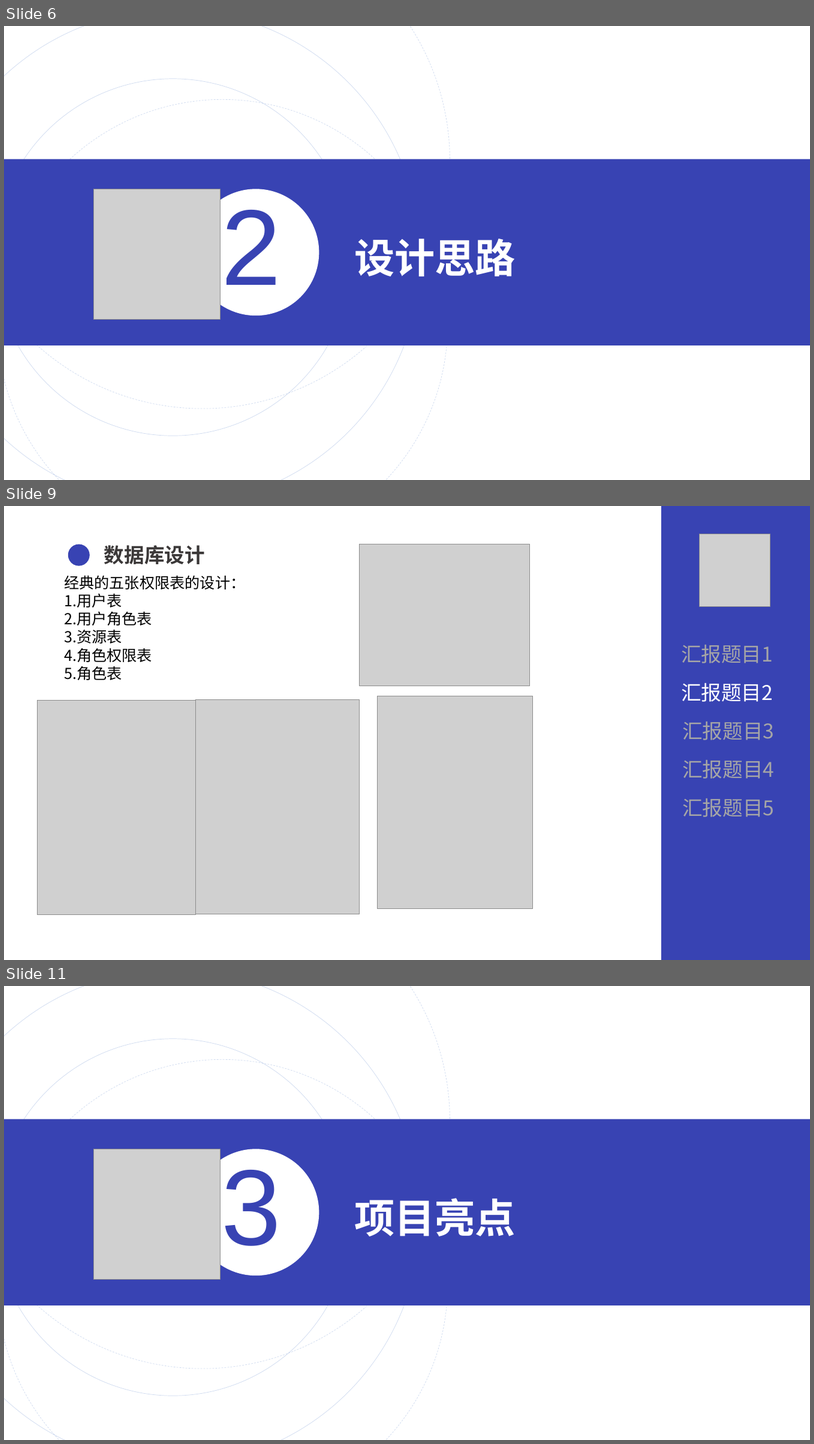
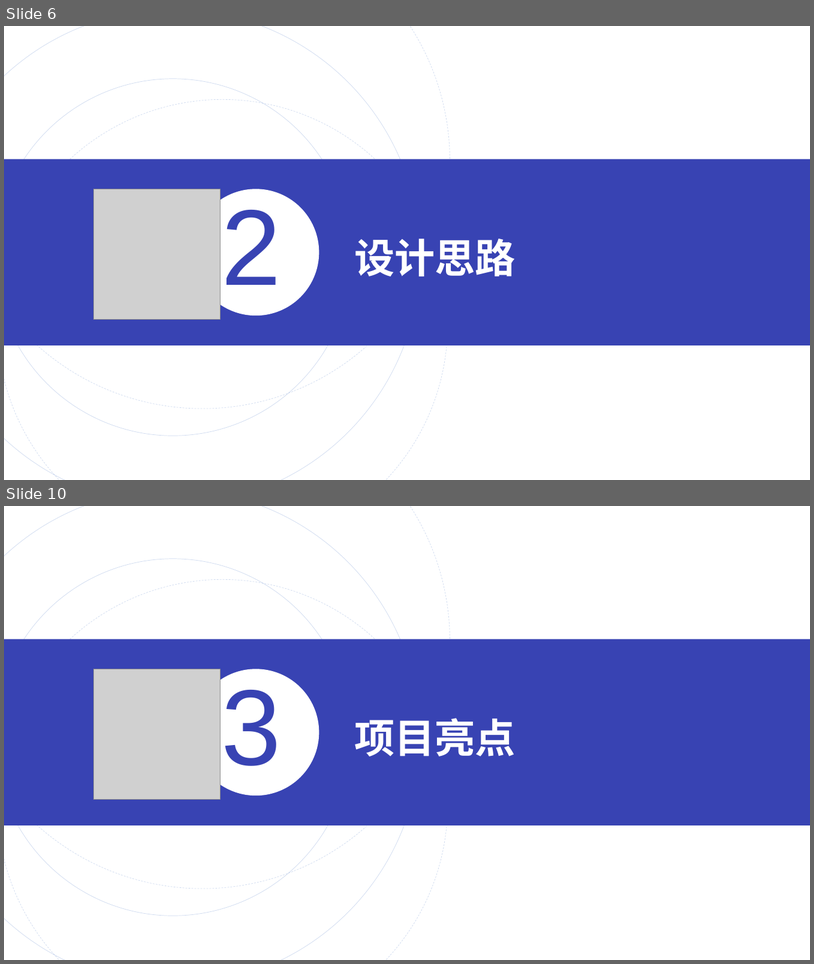
Before and after one commit to fgksking/some-codings, a slide deck: ppt/QG答辩.pptx. Shown one above the other, each under a label of ours: slides 6, 9 and 11 before the commit, slides 6 and 10 after it; the slides between them are not shown. The pictures are 814x1444 and 814x964 pixels, drawn with LibreOffice and Linux fonts; fonts in the diff are those of the drawing; grey boxes stand for pictures. Boxes give left, top, right and bottom in pixels: in the first picture for what was removed or moved away, otherwise in the second. Text is boxed around its words. In the diff, an @@ line names an element or a change of style, - is before the commit and + after.

```diff
--- a/ppt/QG答辩.pptx
+++ b/ppt/QG答辩.pptx
@@ slide 9 removed at (4, 506, 810, 960), background #FFFFFF @@
@@ rectangle removed at (662, 506, 810, 960) @@
@@ picture removed at (699, 534, 770, 607) @@
@@ ellipse removed at (68, 544, 90, 566) @@
@@ text removed at (104, 545, 205, 564) @@
-数据库设计
@@ picture removed at (360, 544, 530, 685) @@
@@ text removed at (64, 575, 245, 680) @@
-经典的五张权限表的设计：
-1.用户表
-2.用户角色表
-3.资源表
-4.角色权限表
-5.角色表
@@ text removed at (681, 645, 773, 663) @@
-汇报题目1
@@ text removed at (681, 682, 773, 702) @@
-汇报题目2
@@ picture removed at (37, 700, 196, 915) @@
@@ picture removed at (196, 700, 360, 914) @@
@@ picture removed at (378, 696, 533, 908) @@
@@ text removed at (683, 721, 774, 740) @@
-汇报题目3
@@ text removed at (683, 760, 774, 778) @@
-汇报题目4
@@ text removed at (683, 798, 774, 817) @@
-汇报题目5
@@ what was slide 11 is now slide 10 @@
```
Also in this commit, not shown: 11 slides changed, 4 slides added, 4 other files.
